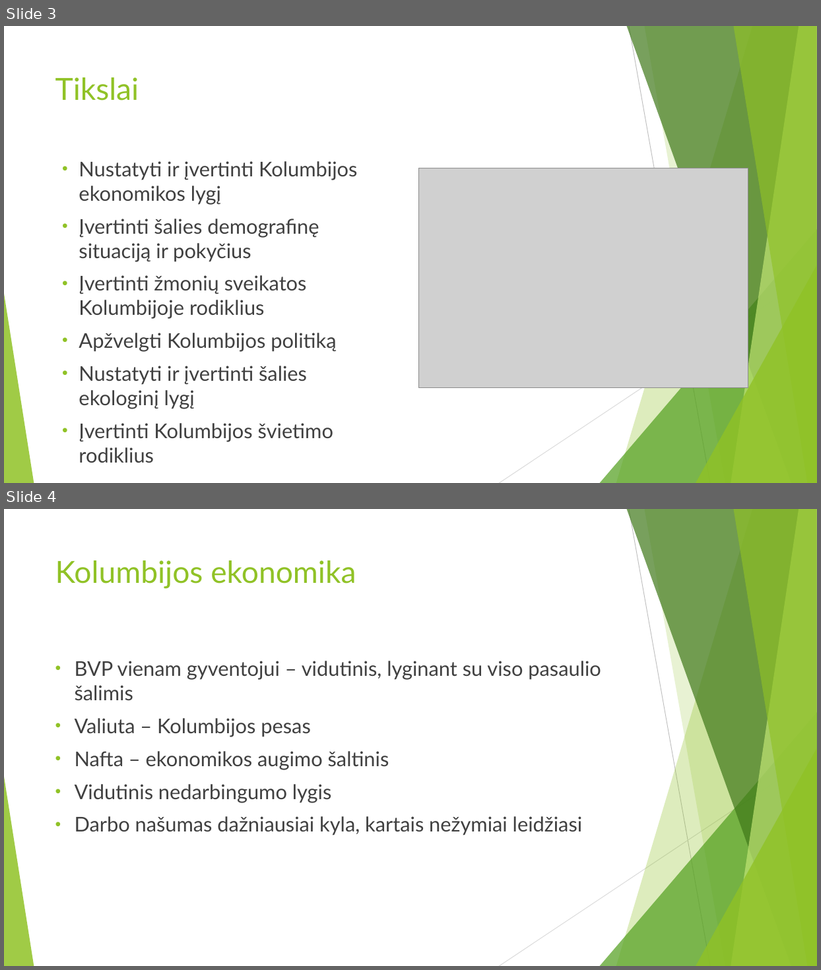
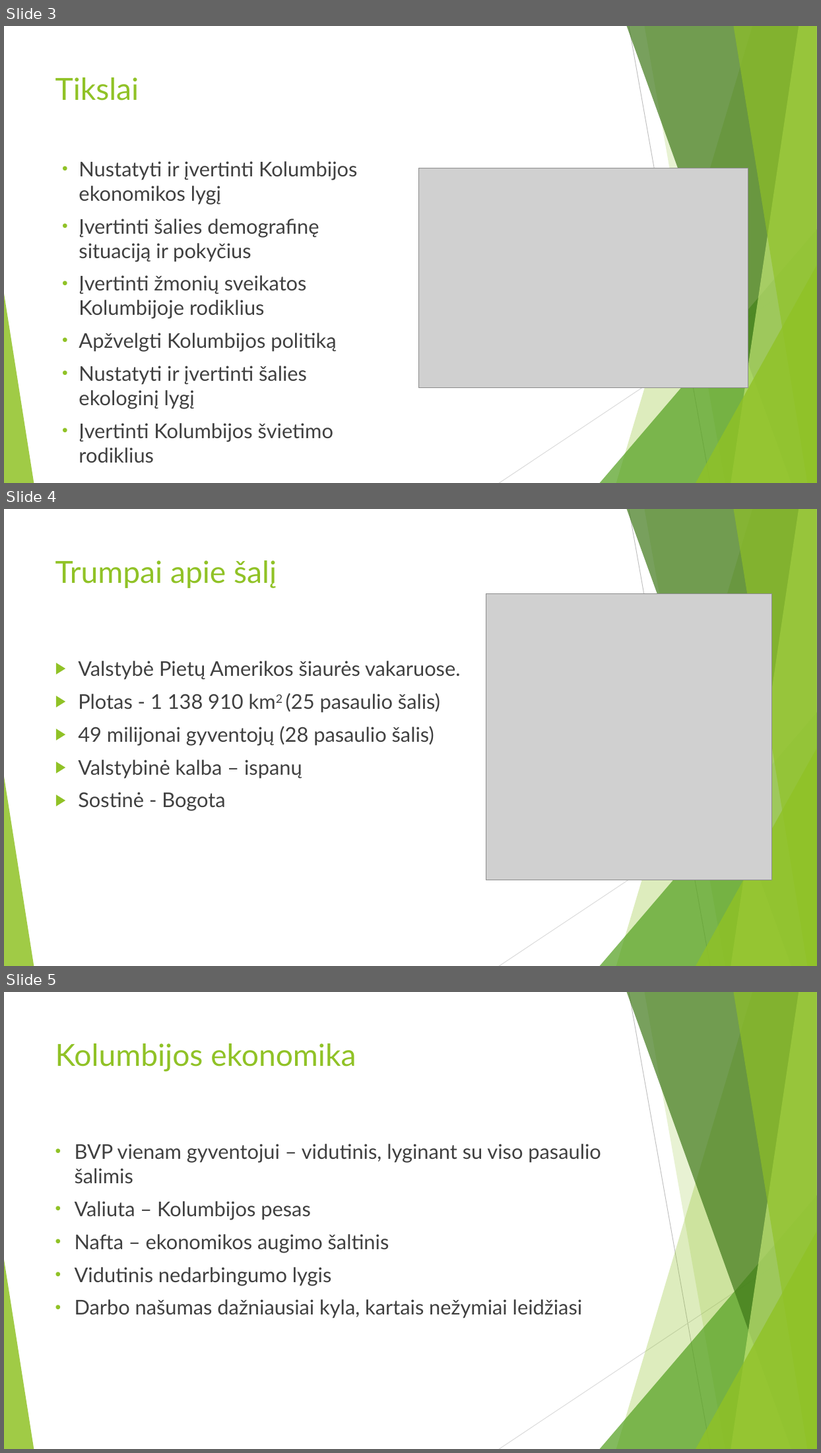
Before and after one commit to ZilvinasAbr/SocialinesRaidosProjektas, a slide deck: Pristatymas.pptx. Shown one above the other, each under a label of ours: slides 3 and 4 before the commit, slides 3, 4 and 5 after it. The pictures are 821x970 and 821x1453 pixels, drawn with LibreOffice and Linux fonts; fonts in the diff are those of the drawing; grey boxes stand for pictures. Boxes give left, top, right and bottom in pixels: in the first picture for what was removed or moved away, otherwise in the second. Text is boxed around its words. In the diff, an @@ line names an element or a change of style, - is before the commit and + after.

Commit message:
Įkelta dar truputis skaidrių.

```diff
--- a/Pristatymas.pptx
+++ b/Pristatymas.pptx
@@ slide 4 added at box(4, 509, 817, 966), background #FFFFFF; not listed: 10 template elements that a slide beside it also shows @@
@@ title added at box(55, 560, 277, 588), 36 pt, text #90C226 @@
+Trumpai apie šalį
@@ picture added at box(486, 593, 772, 881) @@
@@ text added at box(78, 661, 461, 811), 24 pt, text #404040 @@
+▶ Valstybė Pietų Amerikos šiaurės vakaruose.
+▶ Plotas - 1 138 910 km2 (25 pasaulio šalis)
+▶ 49 milijonai gyventojų (28 pasaulio šalis)
+▶ Valstybinė kalba – ispanų
+▶ Sostinė - Bogota
@@ what was slide 4 is now slide 5 @@
```
